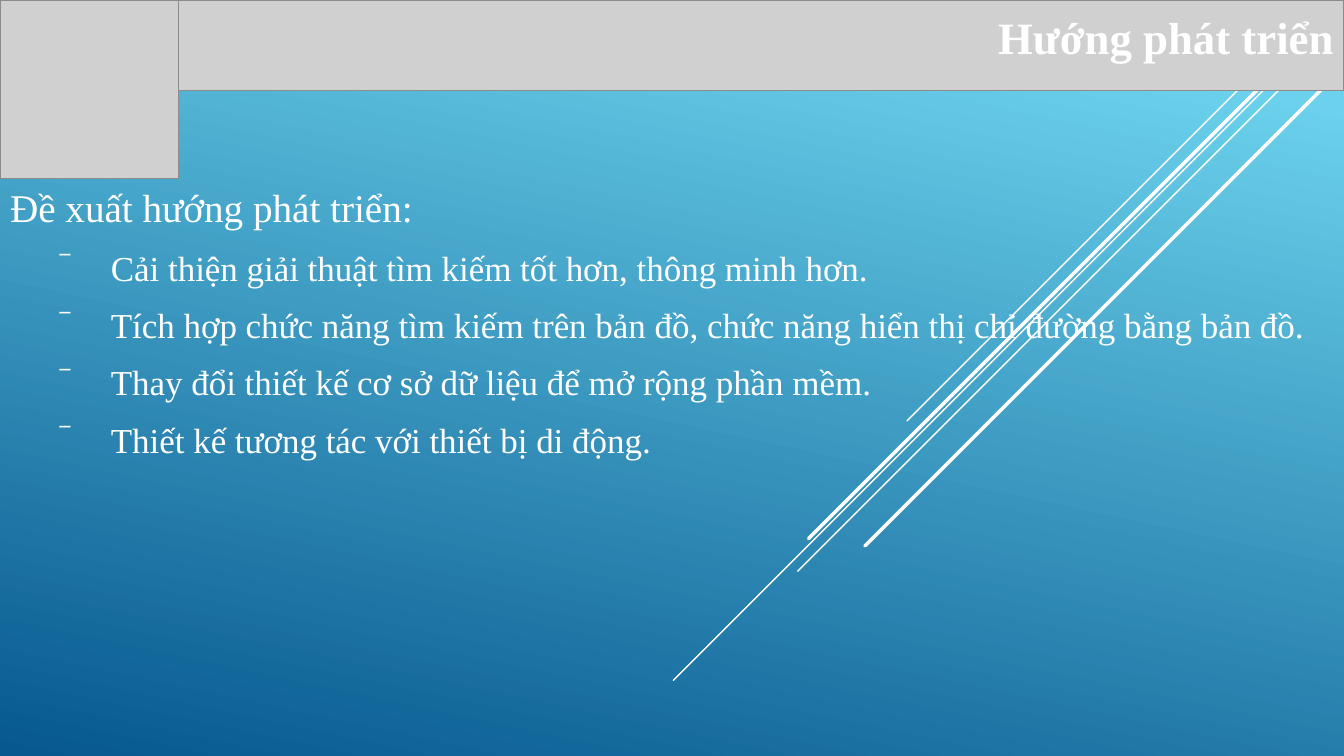
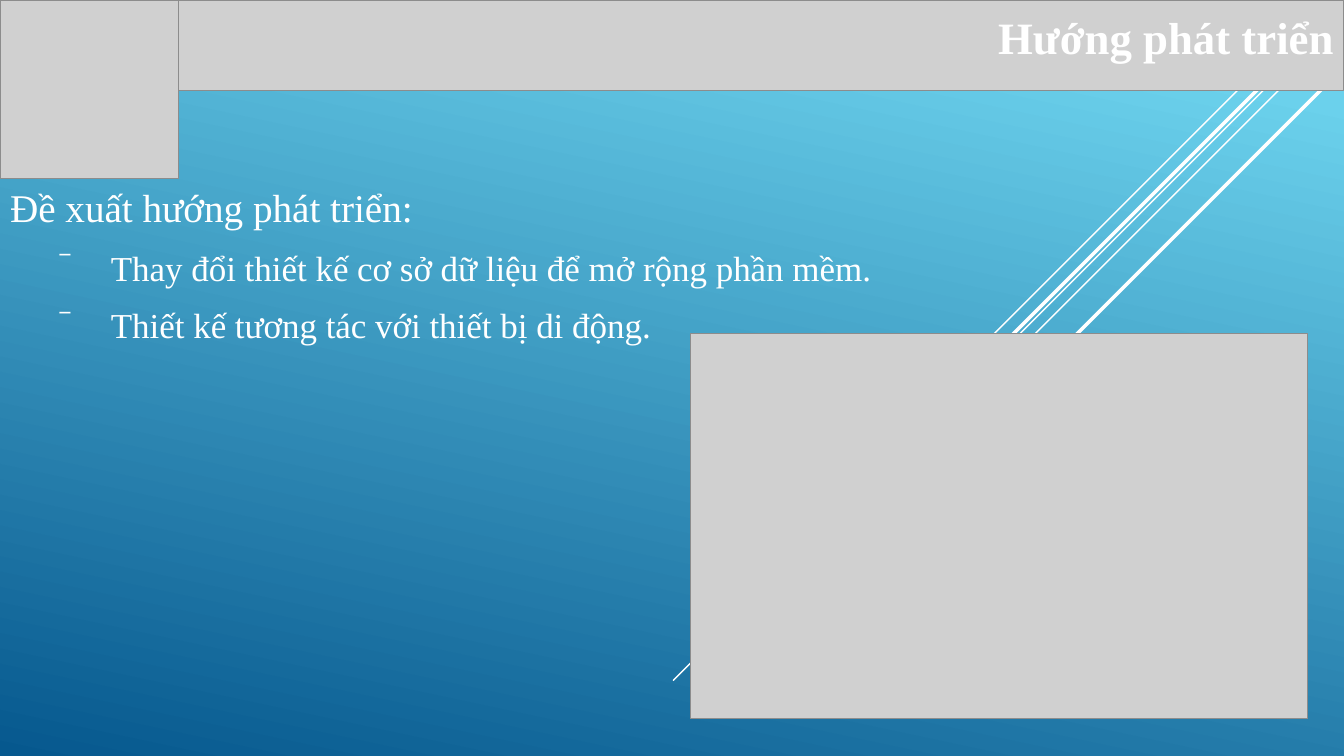
Before and after one commit to thanhphi0127/software-quality-assurance, a slide deck: slide 7 of doc/report/Báo cáo.pptx (slide 5 before the commit). Drawn at 1344x756 pixels with LibreOffice and Linux fonts; fonts in the diff are those of the drawing; grey boxes stand for pictures. Boxes give left, top, right and bottom in pixels: in the first picture for what was removed or moved away, otherwise in the second. Text is boxed around its words. In the diff, an @@ line names an element or a change of style, - is before the commit and + after.

```diff
--- a/doc/report/Báo cáo.pptx
+++ b/doc/report/Báo cáo.pptx
@@ subtitle at bbox=[111, 255, 1304, 345]: paragraphs removed @@
-  ‾ Cải thiện giải thuật tìm kiếm tốt hơn, thông minh hơn.
-  ‾ Tích hợp chức năng tìm kiếm trên bản đồ, chức năng hiển thị chỉ đường bằng bản đồ.
@@ picture added at bbox=[691, 334, 1308, 720] @@
```
Also in this commit, not shown: 3 slides added.
